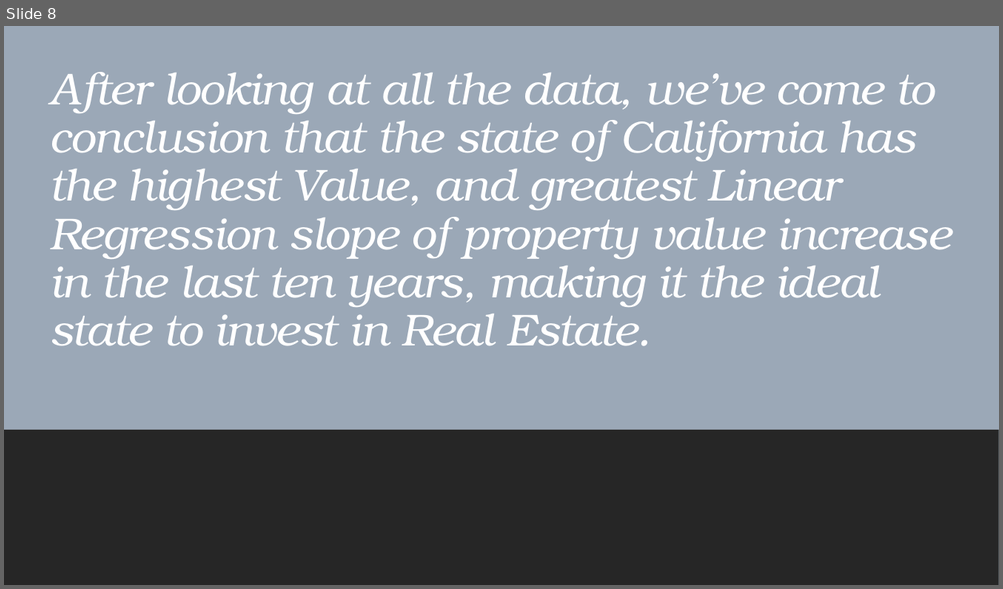
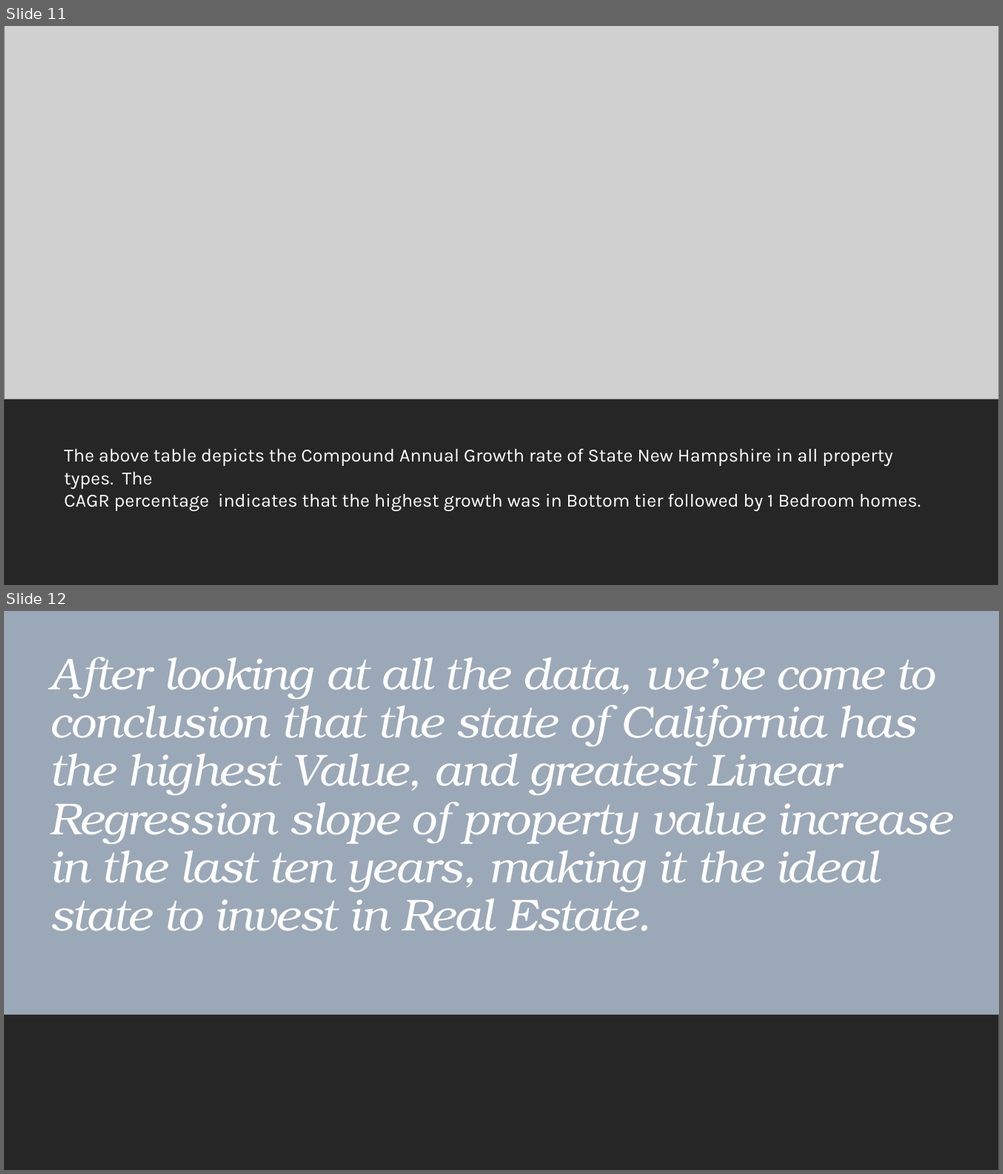
Before and after one commit to Arnawutu/Project1Group10, a slide deck: Main_Data/Nasdaq Real Estate Data Cleaning.pptx. Shown one above the other, each under a label of ours: slide 8 before the commit, slides 11 and 12 after it. The pictures are 1003x589 and 1003x1174 pixels, drawn with LibreOffice and Linux fonts; fonts in the diff are those of the drawing; grey boxes stand for pictures. Boxes give left, top, right and bottom in pixels: in the first picture for what was removed or moved away, otherwise in the second. Text is boxed around its words. In the diff, an @@ line names an element or a change of style, - is before the commit and + after.

```diff
--- a/Main_Data/Nasdaq Real Estate Data Cleaning.pptx
+++ b/Main_Data/Nasdaq Real Estate Data Cleaning.pptx
@@ slide 11 added at box(4, 26, 999, 585), background #FFFFFF @@
@@ picture added at box(4, 26, 999, 400) @@
@@ rectangle added at box(4, 400, 999, 585), fill #262626 @@
@@ text added at box(64, 449, 920, 511), 18 pt, text #FFFFFF @@
+The above table depicts the Compound Annual Growth rate of State New Hampshire in all property types. The
+CAGR percentage indicates that the highest growth was in Bottom tier followed by 1 Bedroom homes.
@@ what was slide 8 is now slide 12 @@
```
Also in this commit, not shown: 3 other slides added, 1 other file.
